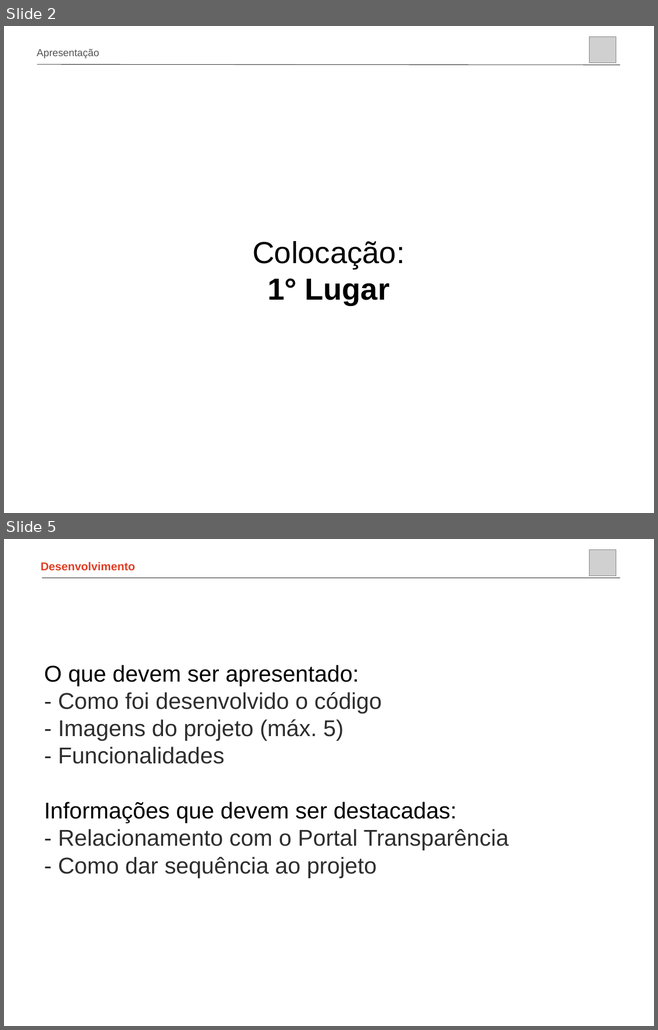
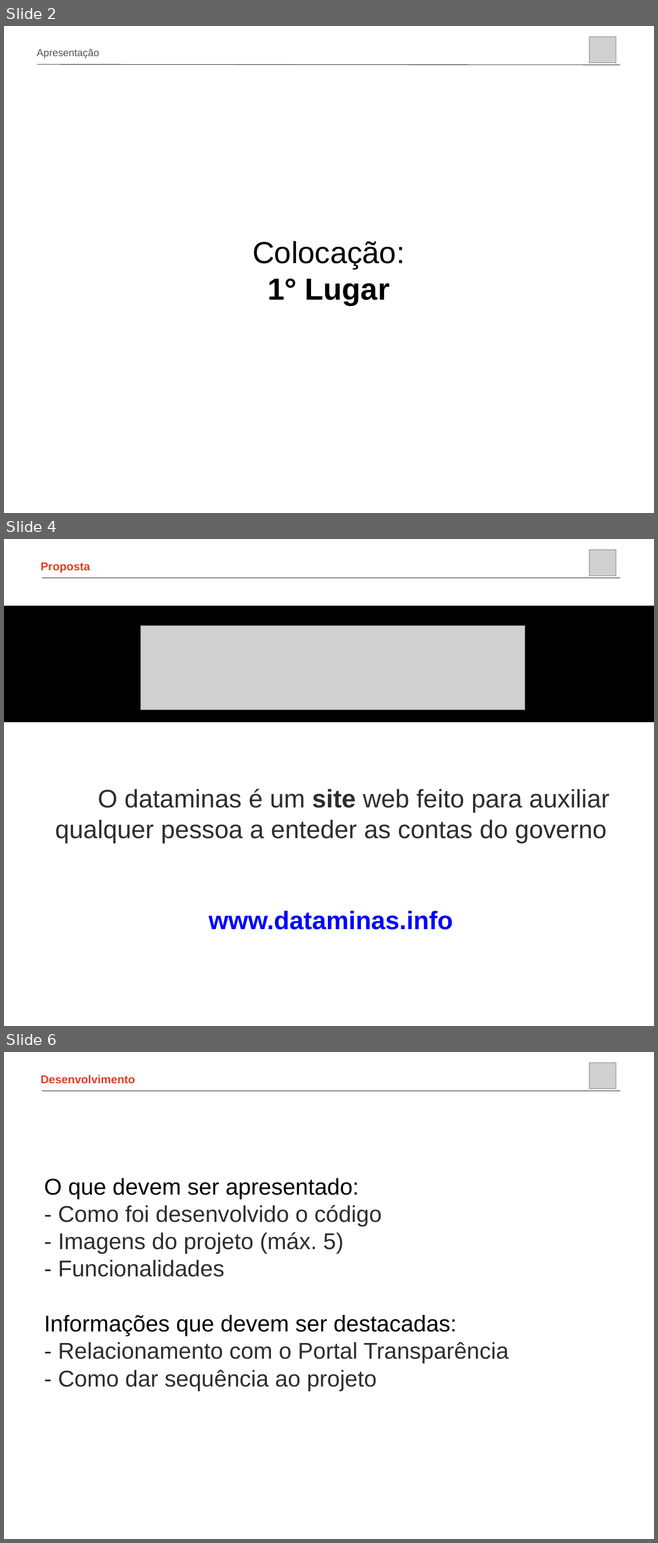
Before and after one commit to jpesce/dataminas, a slide deck: apresentacao/champs.ppt. Shown one above the other, each under a label of ours: slides 2 and 5 before the commit, slides 2, 4 and 6 after it; the slides between them are not shown. The pictures are 658x1030 and 658x1543 pixels, drawn with LibreOffice and Linux fonts; fonts in the diff are those of the drawing; grey boxes stand for pictures; background and template pictures are left out. Boxes give left, top, right and bottom in pixels: in the first picture for what was removed or moved away, otherwise in the second. Text is boxed around its words. In the diff, an @@ line names an element or a change of style, - is before the commit and + after.

```diff
--- a/apresentacao/champs.ppt
+++ b/apresentacao/champs.ppt
@@ slide 4 added at bbox=[4, 539, 654, 1026], background picture (left out) @@
@@ picture added at bbox=[589, 550, 616, 576] @@
@@ text added at bbox=[41, 562, 90, 573], 18 pt, text #E23D23, bold @@
+Proposta
@@ line added from (42, 578) to (620, 578), #515151 0.99 pt @@
@@ rectangle added at bbox=[4, 606, 654, 721], fill #000000, outline #000000 2.01 pt @@
@@ picture added at bbox=[140, 625, 525, 710] @@
@@ text added at bbox=[55, 788, 610, 930], 40 pt, text #2D2D2D @@
+O dataminas é um site web feito para auxiliar qualquer pessoa a enteder as contas do governo
+www.dataminas.info
@@ what was slide 5 is now slide 6 @@
```
Also in this commit, not shown: 2 slides changed, 1 other slide added, 1 slide removed.
